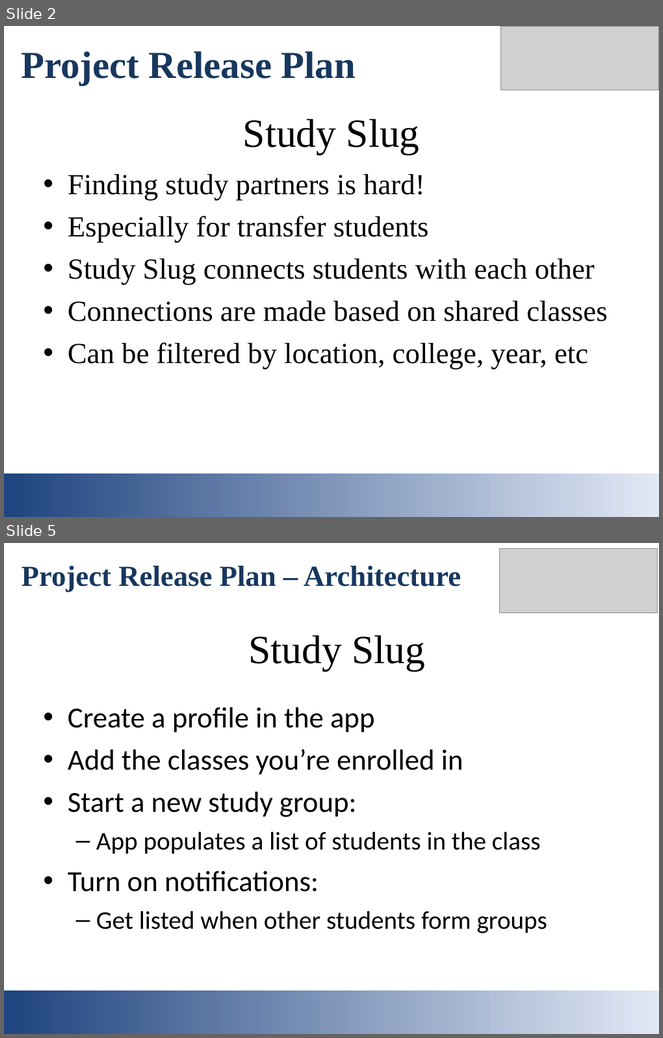
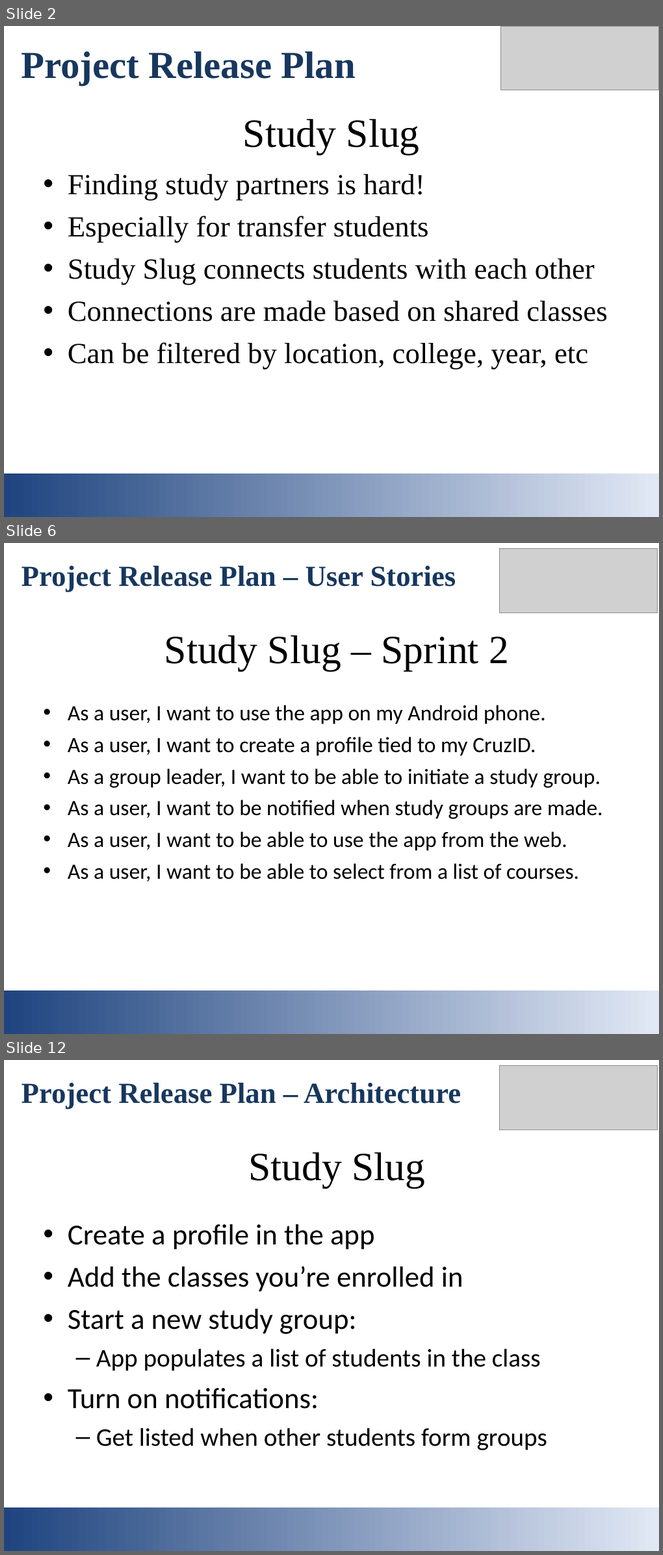
Before and after one commit to mmaall/StudySlug, a slide deck: documentation/studyslug_intro_slides.ppt. Shown one above the other, each under a label of ours: slides 2 and 5 before the commit, slides 2, 6 and 12 after it; the slides between them are not shown. The pictures are 663x1038 and 663x1555 pixels, drawn with LibreOffice and Linux fonts; fonts in the diff are those of the drawing; grey boxes stand for pictures. Boxes give left, top, right and bottom in pixels: in the first picture for what was removed or moved away, otherwise in the second. Text is boxed around its words. In the diff, an @@ line names an element or a change of style, - is before the commit and + after.

```diff
--- a/documentation/studyslug_intro_slides.ppt
+++ b/documentation/studyslug_intro_slides.ppt
@@ slide 6 added at (x1=4, y1=543, x2=659, y2=1034), background #FFFFFF @@
@@ picture added at (x1=499, y1=548, x2=658, y2=613) @@
@@ text added at (x1=22, y1=566, x2=456, y2=592), 32 pt, text #17375E, bold @@
+Project Release Plan – User Stories
@@ title added at (x1=165, y1=635, x2=509, y2=671), 44 pt, text #000000 @@
+Study Slug – Sprint 2
@@ text added at (x1=68, y1=705, x2=603, y2=882), 24 pt, text #000000 @@
+• As a user, I want to use the app on my Android phone.
+• As a user, I want to create a profile tied to my CruzID.
+• As a group leader, I want to be able to initiate a study group.
+• As a user, I want to be notified when study groups are made.
+• As a user, I want to be able to use the app from the web.
+• As a user, I want to be able to select from a list of courses.
@@ rectangle added at (x1=4, y1=990, x2=659, y2=1034), fill gradient #1F447F to #E1E8F5 @@
@@ what was slide 5 is now slide 12 @@
```
Also in this commit, not shown: 3 slides changed, 6 other slides added.
